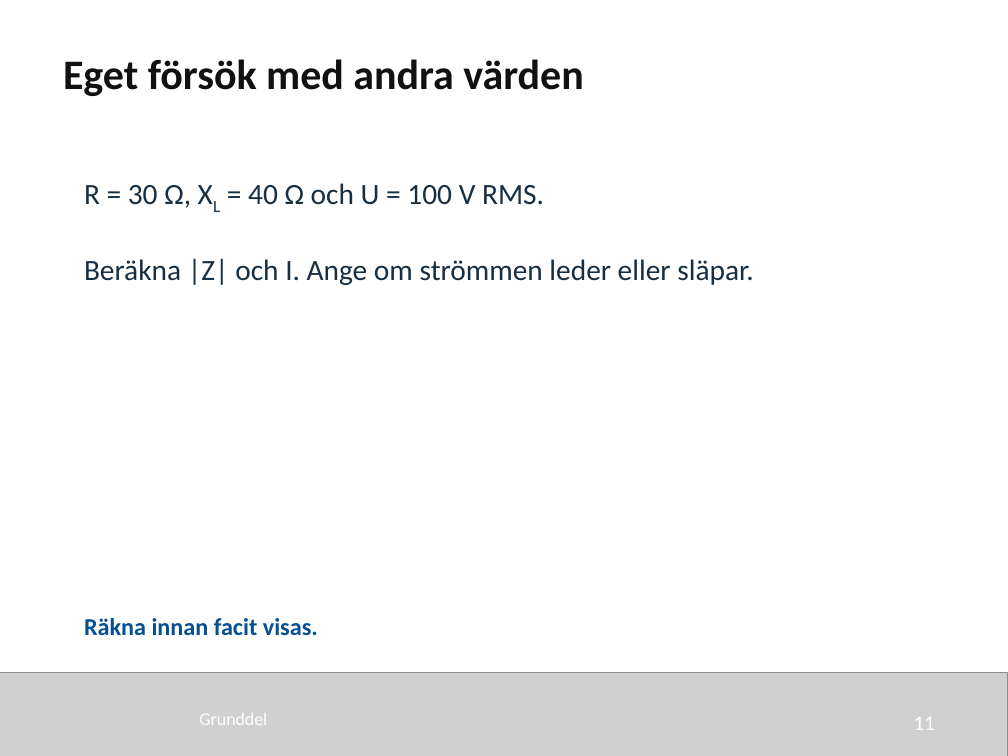
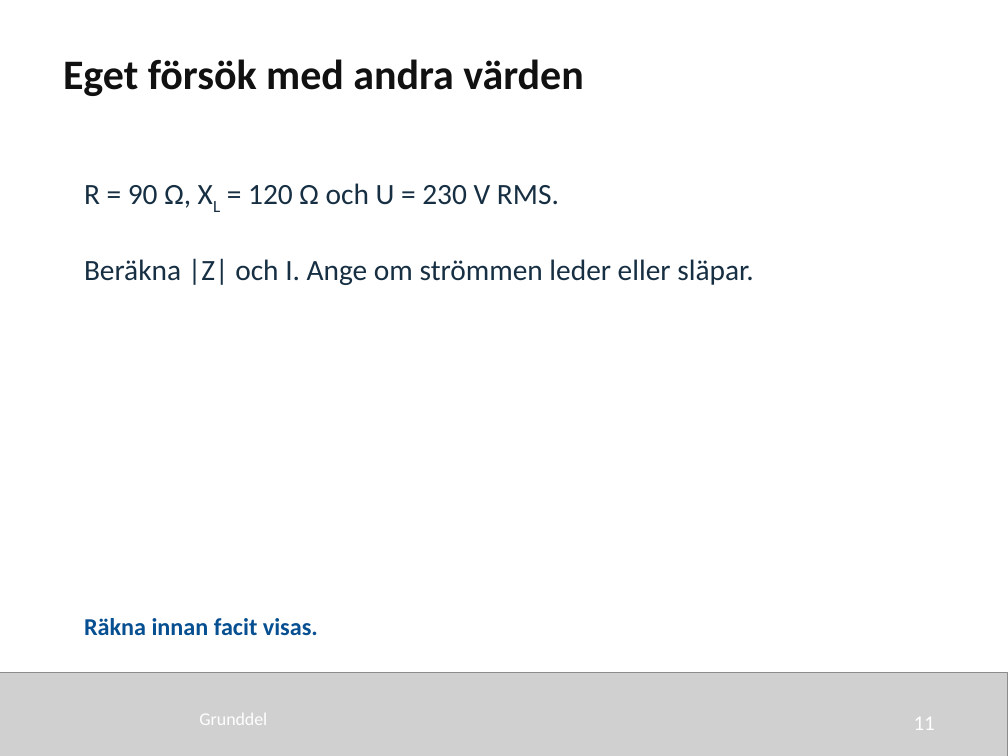
Before and after one commit to nj22az/nj22az.github.io, a slide deck: slide 11 of sjoskolan/vecka-40/aktuell/v40_02_Reaktans_och_impedans_elev.pptx. Drawn at 1008x756 pixels with LibreOffice and Linux fonts; fonts in the diff are those of the drawing; grey boxes stand for pictures. Boxes give left, top, right and bottom in pixels: in the first picture for what was removed or moved away, otherwise in the second. Text is boxed around its words. In the diff, an @@ line names an element or a change of style, - is before the commit and + after.

```diff
--- a/sjoskolan/vecka-40/aktuell/v40_02_Reaktans_och_impedans_elev.pptx
+++ b/sjoskolan/vecka-40/aktuell/v40_02_Reaktans_och_impedans_elev.pptx
@@ text at (x1=84, y1=183, x2=559, y2=208): text changed @@
-R = 30 Ω, XL = 40 Ω och U = 100 V RMS.
+R = 90 Ω, XL = 120 Ω och U = 230 V RMS.
```
Also in this commit, not shown: 29 other files.
